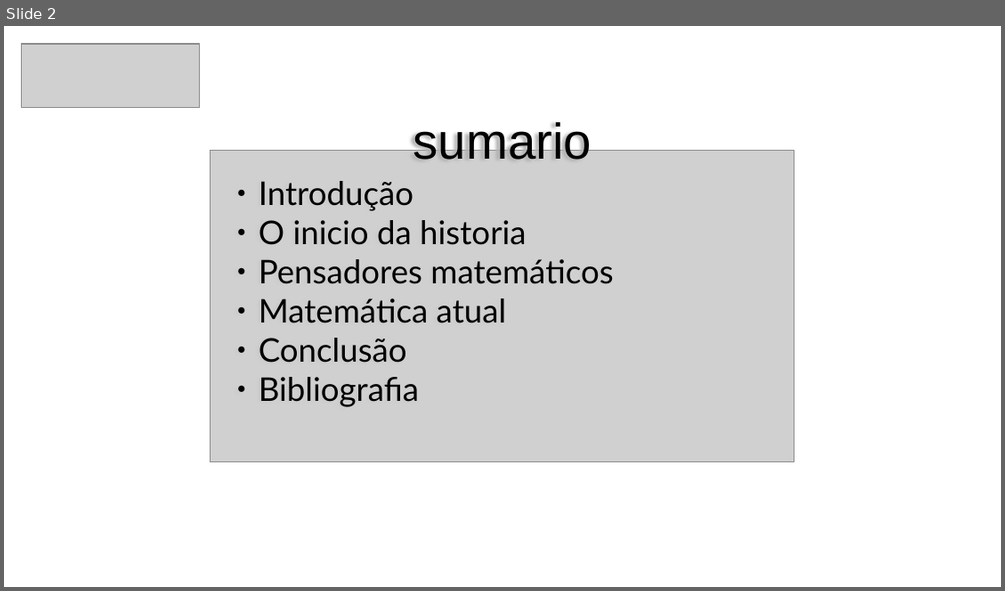
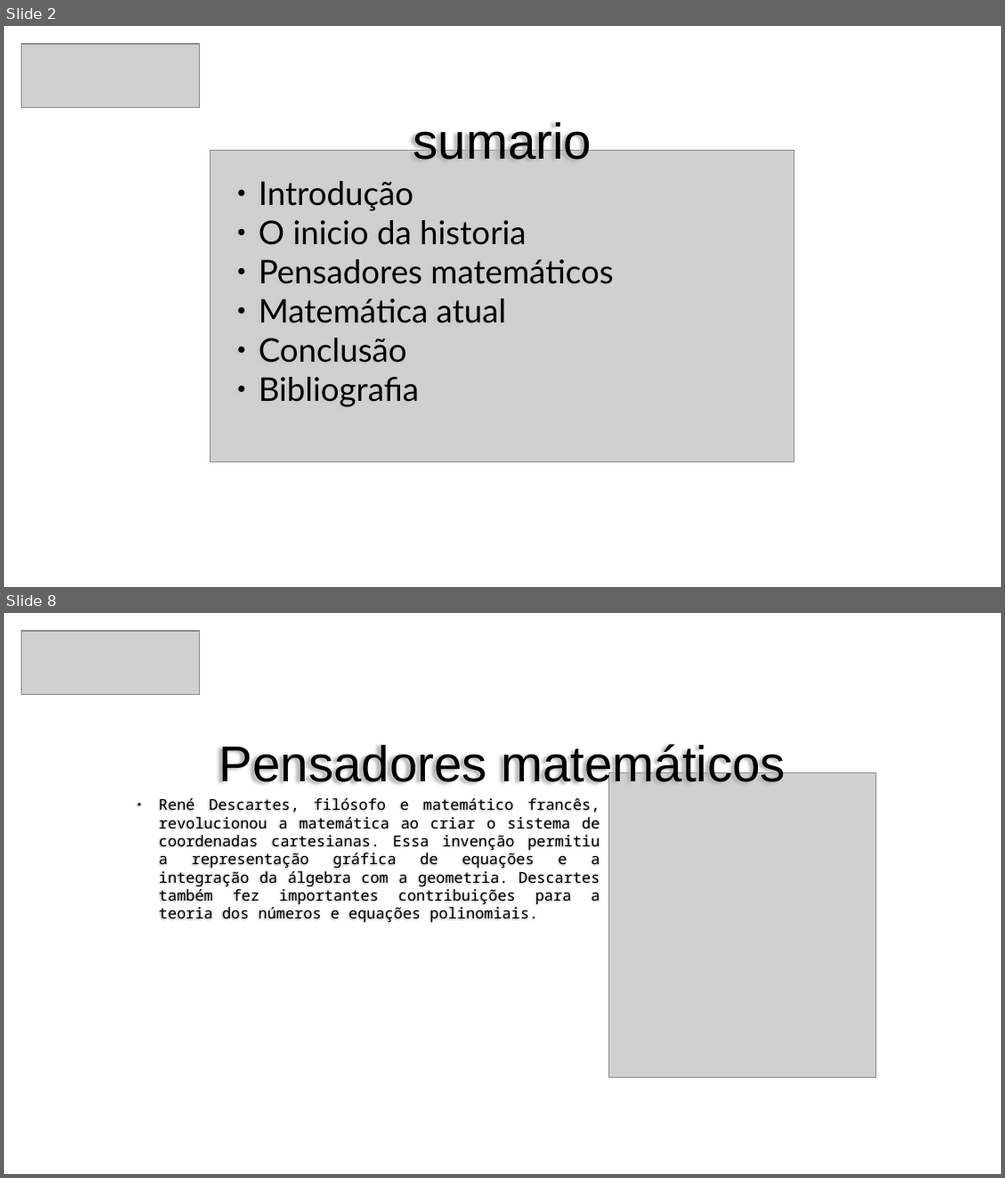
Before and after one commit to carlosycs/atvs.aula, a slide deck: histmat1.odp. Shown one above the other, each under a label of ours: slide 2 before the commit, slides 2 and 8 after it; the slides between them are not shown. The pictures are 1005x591 and 1005x1178 pixels, drawn with LibreOffice and Linux fonts; fonts in the diff are those of the drawing; grey boxes stand for pictures. Boxes give left, top, right and bottom in pixels: in the first picture for what was removed or moved away, otherwise in the second. Text is boxed around its words. In the diff, an @@ line names an element or a change of style, - is before the commit and + after.

```diff
--- a/histmat1.odp
+++ b/histmat1.odp
@@ slide 8 added at (4, 613, 1001, 1174), background #FFFFFF @@
@@ picture added at (22, 631, 201, 694) @@
@@ title added at (219, 742, 785, 791), 40 pt, text #000000 @@
+Pensadores matemáticos
@@ text added at (159, 798, 599, 923), 12 pt, text #000000 @@
+● René Descartes, filósofo e matemático francês, revolucionou a matemática ao criar o sistema de coordenadas cartesianas. Essa invenção permitiu a representação gráfica de equações e a integração da álgebra com a geometria. Descartes também fez importantes contribuições para a teoria dos números e equações polinomiais.
@@ picture added at (609, 773, 876, 1077) @@
```
Also in this commit, not shown: 6 slides changed, 2 other slides added.
